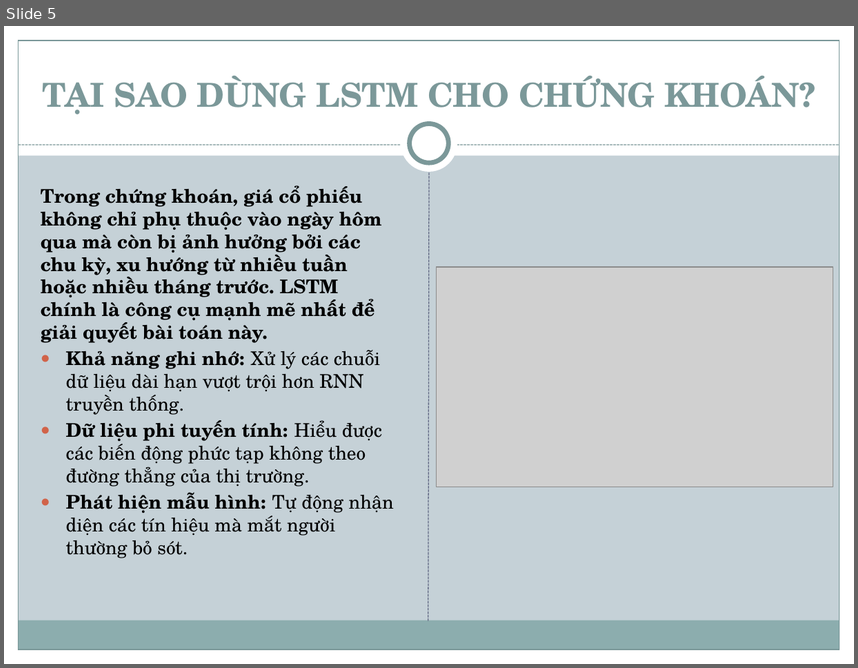
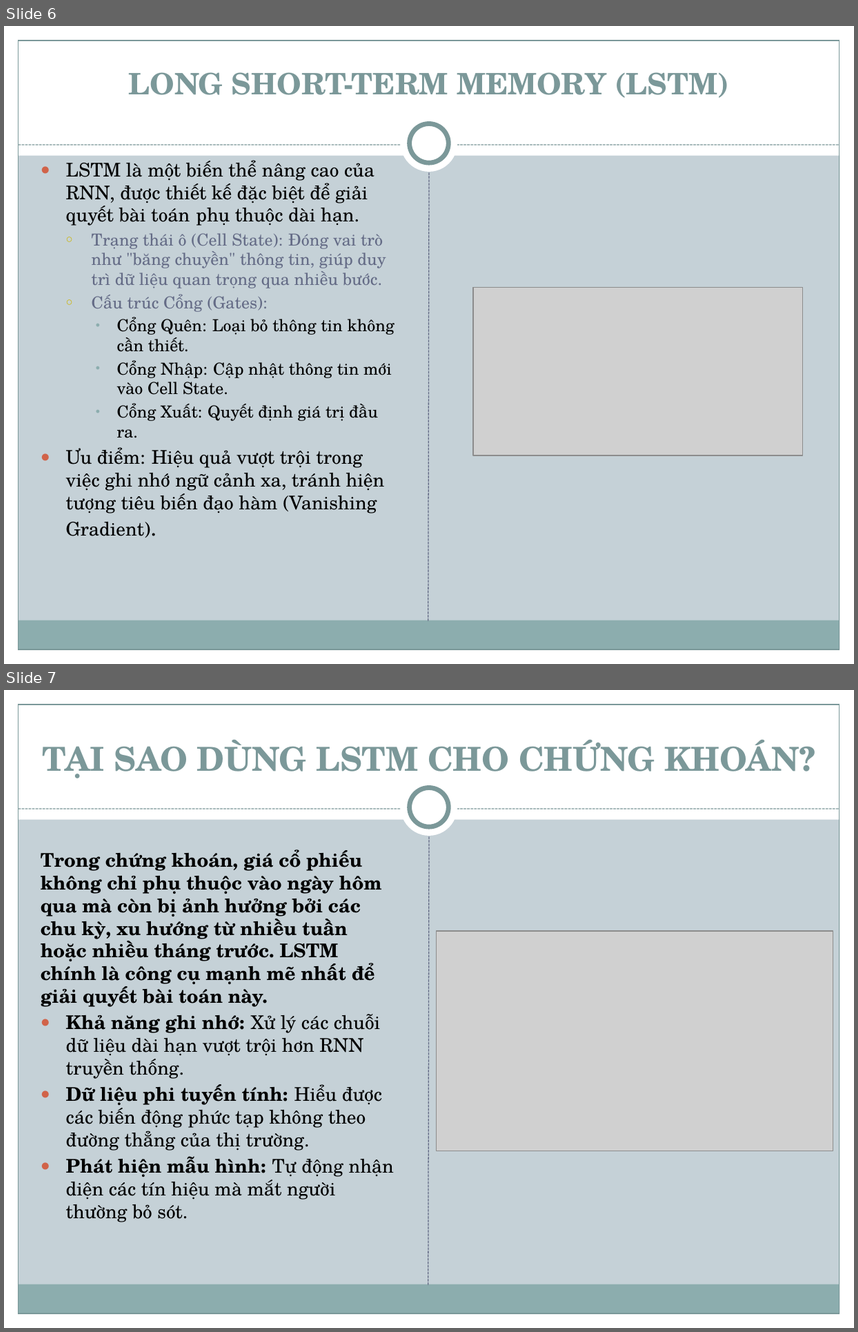
Before and after one commit to hoangdo1208/HStockPricePredictor, a slide deck: report/Ứng dụng LSTM trong Phân tích kỹ thuật - Do Manh Hoang.pptx. Shown one above the other, each under a label of ours: slide 5 before the commit, slides 6 and 7 after it. The pictures are 858x668 and 858x1332 pixels, drawn with LibreOffice and Linux fonts; fonts in the diff are those of the drawing; grey boxes stand for pictures. Boxes give left, top, right and bottom in pixels: in the first picture for what was removed or moved away, otherwise in the second. Text is boxed around its words. In the diff, an @@ line names an element or a change of style, - is before the commit and + after.

```diff
--- a/report/Ứng dụng LSTM trong Phân tích kỹ thuật - Do Manh Hoang.pptx
+++ b/report/Ứng dụng LSTM trong Phân tích kỹ thuật - Do Manh Hoang.pptx
@@ slide 6 added at (x1=4, y1=26, x2=854, y2=664), background #C5D1D7; not listed: 10 template elements that a slide beside it also shows @@
@@ title added at (x1=128, y1=72, x2=729, y2=98), 25 pt, text #7C999A, bold @@
+LONG SHORT-TERM MEMORY (LSTM)
@@ text added at (x1=66, y1=160, x2=395, y2=537), 14 pt, text #000000 @@
+● LSTM là một biến thể nâng cao của RNN, được thiết kế đặc biệt để giải quyết bài toán phụ thuộc dài hạn.
+  ○ Trạng thái ô (Cell State): Đóng vai trò như "băng chuyền" thông tin, giúp duy trì dữ liệu quan trọng qua nhiều bước.
+  ○ Cấu trúc Cổng (Gates):
+    • Cổng Quên: Loại bỏ thông tin không cần thiết.
+    • Cổng Nhập: Cập nhật thông tin mới vào Cell State.
+    • Cổng Xuất: Quyết định giá trị đầu ra.
+● Ưu điểm: Hiệu quả vượt trội trong việc ghi nhớ ngữ cảnh xa, tránh hiện tượng tiêu biến đạo hàm (Vanishing Gradient).
@@ picture added at (x1=473, y1=287, x2=803, y2=455) @@
@@ what was slide 5 is now slide 7 @@
```
Also in this commit, not shown: 1 other slide added.
